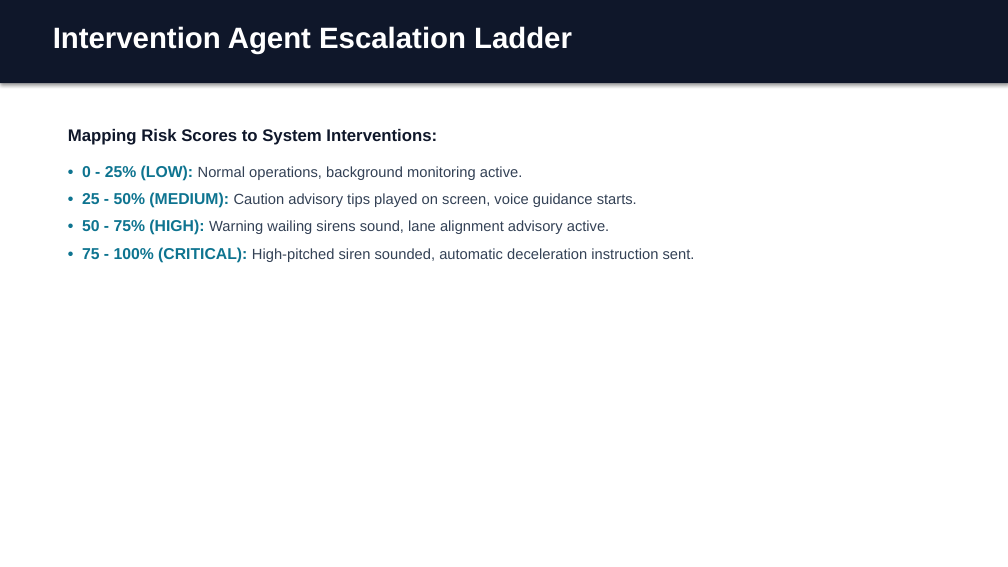
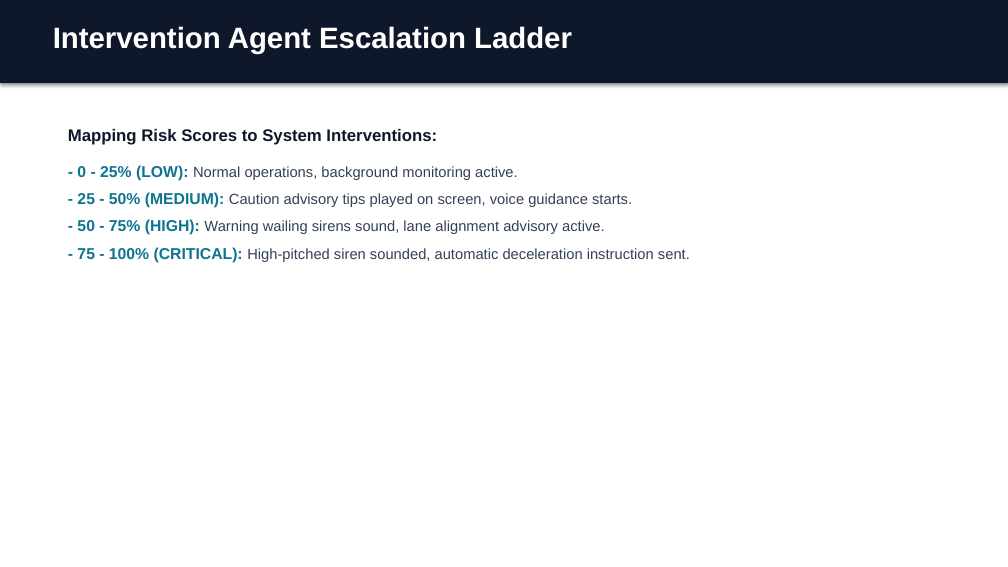
Before and after one commit to jatin1512206/guardian-ai, a slide deck: slide 7 of guardian_ai_presentation.pptx. Drawn at 1008x567 pixels with LibreOffice and Linux fonts; fonts in the diff are those of the drawing. Boxes give left, top, right and bottom in pixels: in the first picture for what was removed or moved away, otherwise in the second. Text is boxed around its words. In the diff, an @@ line names an element or a change of style, - is before the commit and + after.

```diff
--- a/guardian_ai_presentation.pptx
+++ b/guardian_ai_presentation.pptx
@@ text at bbox=[77, 165, 690, 263]: text changed @@
-• 0 - 25% (LOW): Normal operations, background monitoring active.
-• 25 - 50% (MEDIUM): Caution advisory tips played on screen, voice guidance starts.
-• 50 - 75% (HIGH): Warning wailing sirens sound, lane alignment advisory active.
-• 75 - 100% (CRITICAL): High-pitched siren sounded, automatic deceleration instruction sent.
+- 0 - 25% (LOW): Normal operations, background monitoring active.
+- 25 - 50% (MEDIUM): Caution advisory tips played on screen, voice guidance starts.
+- 50 - 75% (HIGH): Warning wailing sirens sound, lane alignment advisory active.
+- 75 - 100% (CRITICAL): High-pitched siren sounded, automatic deceleration instruction sent.
```
Also in this commit, not shown: 8 other slides changed, 1 other file.
